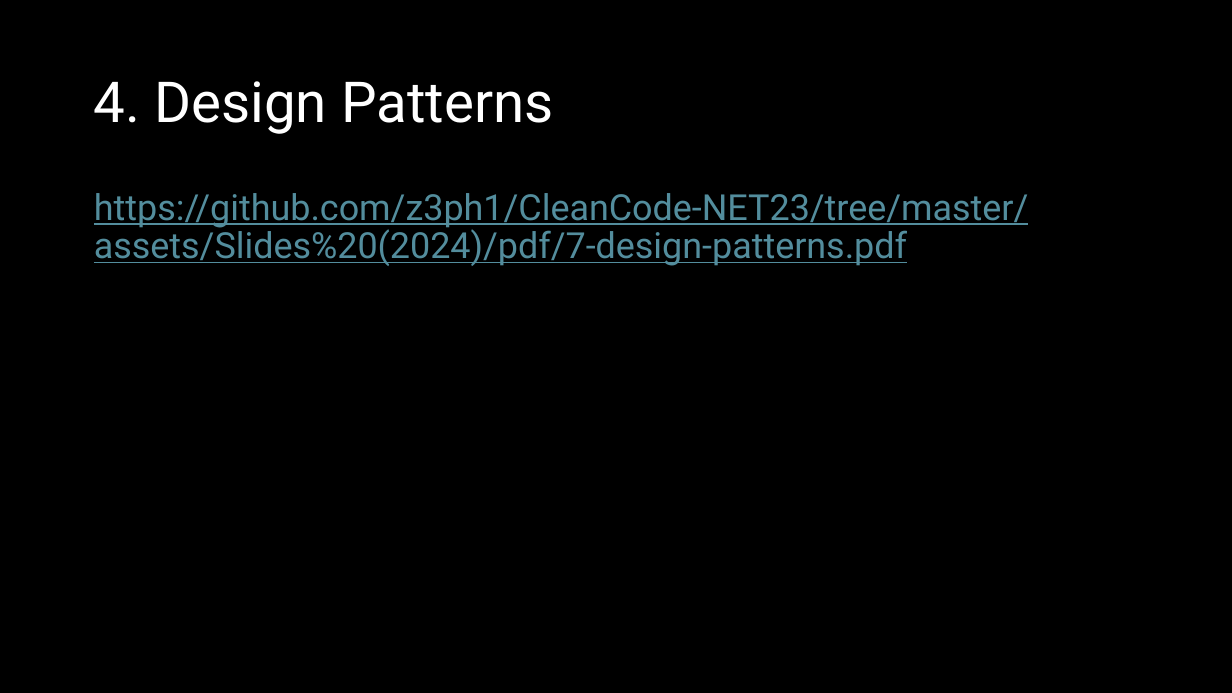
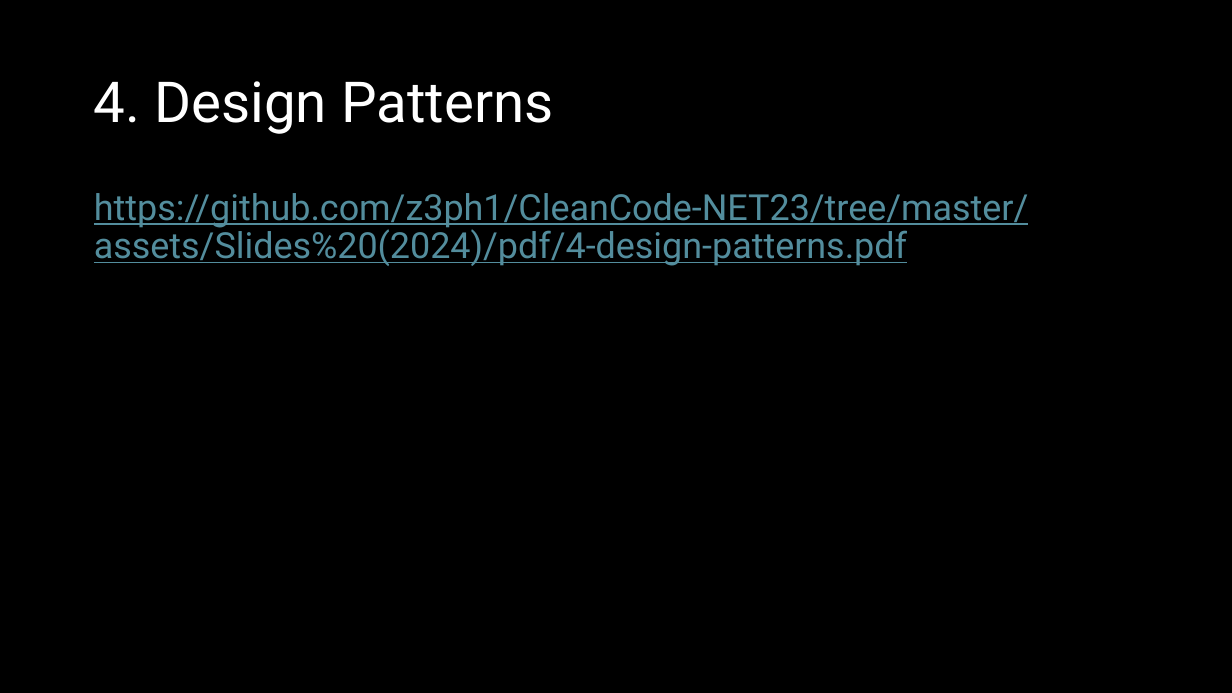
Before and after one commit to z3ph1/CleanCode-NET23, a slide deck: slide 9 of assets/Slides (2024)/pptx/1-clean-code.pptx. Drawn at 1232x693 pixels with LibreOffice and Linux fonts; fonts in the diff are those of the drawing. Boxes give left, top, right and bottom in pixels: in the first picture for what was removed or moved away, otherwise in the second. Text is boxed around its words. In the diff, an @@ line names an element or a change of style, - is before the commit and + after.

```diff
--- a/assets/Slides (2024)/pptx/1-clean-code.pptx
+++ b/assets/Slides (2024)/pptx/1-clean-code.pptx
@@ text at bbox=[94, 193, 1028, 266]: text changed @@
-https://github.com/z3ph1/CleanCode-NET23/tree/master/assets/Slides%20(2024)/pdf/7-design-patterns.pdf
+https://github.com/z3ph1/CleanCode-NET23/tree/master/assets/Slides%20(2024)/pdf/4-design-patterns.pdf
```
Also in this commit, not shown: 4 other slides changed, 1 other file.
